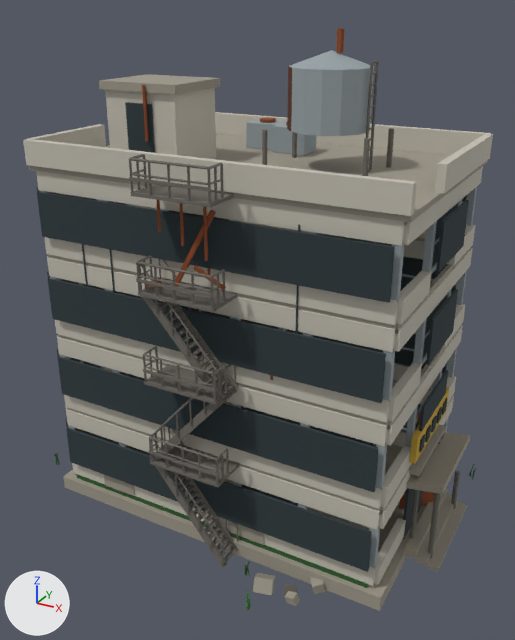
The FBX model pirate-crew/Assets/Art/Models/WorldKit/ChemPlant/ChemPlant_Office.fbx as it was, and as the next commit left it.
One viewpoint serves both versions: a 50 mm camera at (12.8, -23.8, 19.7) aimed at (0.1, -0.6, 8.1). The axes (+X, +Y, +Z) are drawn at lower left. The lights are the same throughout. The first picture is the older version. Vertices at exactly the same position are counted once.

The first picture shows 'ChemPlant_Office'.
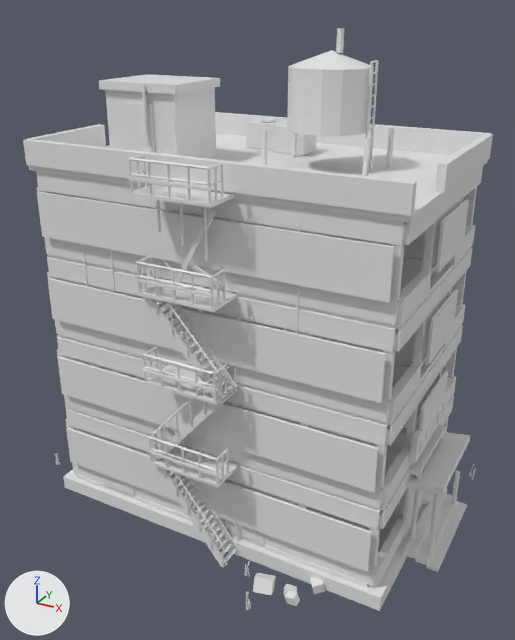
What differs and where, as boxes (x1, y1, x2, y2) in the pictures (515 x 640 px; the box of a moved part takes in the faces that stretch with it):
'ChemPlant_Office', recoloured, surface changed (grey to white): (23, 28, 493, 611) in both
part 1 of me_chemplant_office, moved or reshaped: (287, 51, 359, 131) in both

The change, as a list of edits to the scene's bpy script:
```text
Change mat_kit_concretelight:
    mat_kit_concretelight.base_color: (0.565, 0.533, 0.456) -> (0.8, 0.8, 0.8)  # light grey #c6c1b4 -> white #e7e7e7
Change mat_kit_concretemid:
    mat_kit_concretemid.base_color: (0.342, 0.314, 0.254) -> (0.8, 0.8, 0.8)  # grey #9e988a -> white #e7e7e7
Change mat_kit_glassdark:
    mat_kit_glassdark.base_color: (0.0273, 0.0423, 0.0482) -> (0.8, 0.8, 0.8)  # greyish cyan #2e3a3e -> white #e7e7e7
Change mat_kit_grassdark:
    mat_kit_grassdark.base_color: (0.0262, 0.102, 0.0262) -> (0.8, 0.8, 0.8)  # dark green #2d5a2d -> white #e7e7e7
Change mat_kit_iron:
    mat_kit_iron.base_color: (0.156, 0.144, 0.125) -> (0.8, 0.8, 0.8)  # dark grey #6e6a63 -> white #e7e7e7
Change mat_kit_paintyellow:
    mat_kit_paintyellow.base_color: (0.584, 0.381, 0.0452) -> (0.8, 0.8, 0.8)  # yellow #c9a63c -> white #e7e7e7
Change mat_kit_rust:
    mat_kit_rust.base_color: (0.262, 0.0685, 0.0212) -> (0.8, 0.8, 0.8)  # brown #8c4a28 -> white #e7e7e7
Change mat_kit_rustdark:
    mat_kit_rustdark.base_color: (0.102, 0.0284, 0.0103) -> (0.8, 0.8, 0.8)  # brown #5a2f1a -> white #e7e7e7
Change mat_kit_steelpale:
    mat_kit_steelpale.base_color: (0.314, 0.361, 0.381) -> (0.8, 0.8, 0.8)  # grey #98a2a6 -> white #e7e7e7
Change mat_kit_wooddark:
    mat_kit_wooddark.base_color: (0.147, 0.0723, 0.0212) -> (0.8, 0.8, 0.8)  # brown #6b4c28 -> white #e7e7e7
    mat_kit_wooddark.roughness: 1.0 -> 0.4
Change me_chemplant_office:
    where me_chemplant_office.from_pydata(...)  # 4215 vertices, 3187 faces; spans x -9.7..8.7, y -7.2..6.7, z -0.2..19.0
    used by ob_chemplant_office; location = (0.0, 0.0, 0.0)
    me_chemplant_office part 1
    6 faces are deleted
    5 new faces join them, mat_kit_steelpale (white #e7e7e7)
    1 new face joins them, mat_kit_rustdark (white #e7e7e7)
```
